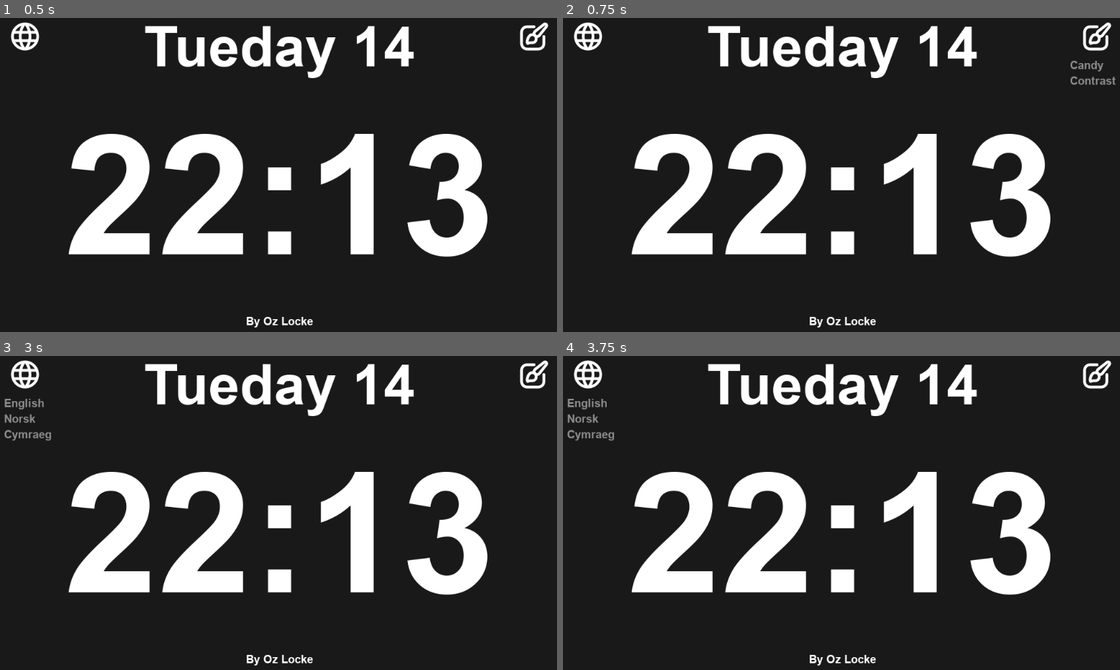
Above: before the commit, frames 1-4 (two rows, left to right).
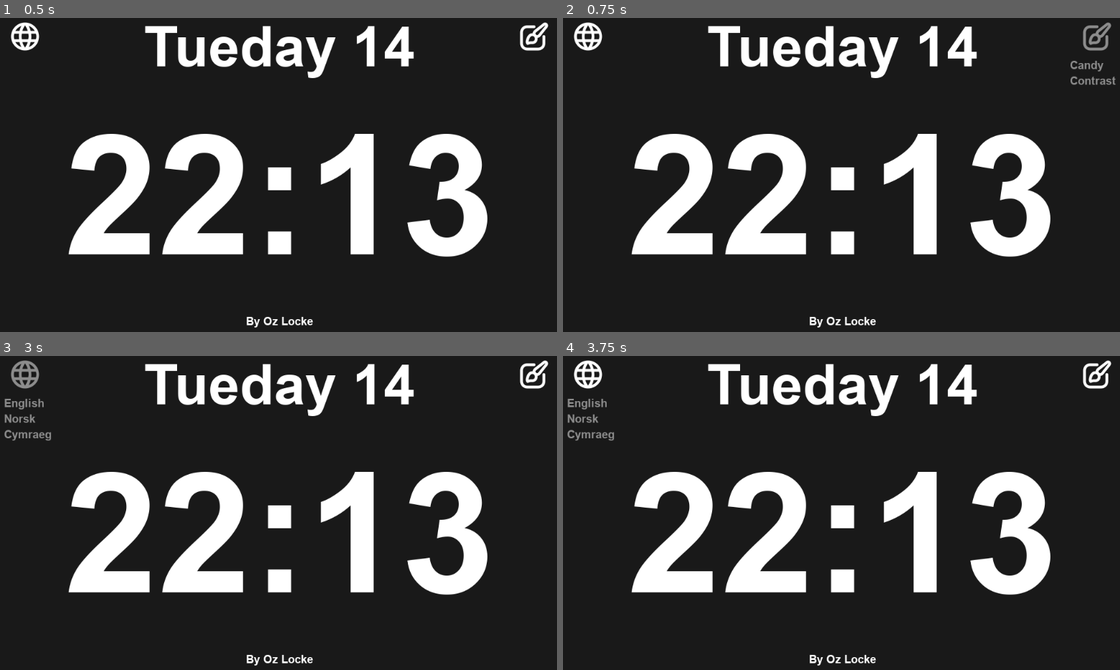
Above: after the commit, the same moments.

Repository: OzLocke/when
Game: Godot game, scene res://main.tscn
Two runs of this game, one before a commit and one after it. Both use one fixed random seed, a clock stepped at 60 frames per second and the inputs below.
Inputs (mouse positions are in pixels of both pictures, inside the frame that each line leads up to):
- Up to frame 1 (0.5 s): no input
- Up to frame 2 (0.75 s): click (1097, 46) at 0.5 s
- Up to frame 3 (3 s): click (534, 384) at 1.25 s; click (534, 384) at 2 s; click (22, 384) at 2.75 s
- Up to frame 4 (3.75 s): tap Enter at 3.5 s; move the mouse to (969, 494) at 3.52 s

Frame 1 is identical in both runs. In frame 2, 0.2% of the frame differs, in the area x 93-99%, y 1-11%; in frame 3, 0.3%, in the area x 1-8%, y 1-11%; in frame 4, nothing differs.

Commit message:
buttons react to mouse hover

Diff:
--- a/app/main.gd
+++ b/app/main.gd
@@ -35,6 +35,11 @@
 var loc_themes
 var loc_time
 var loc_about
+
+#Populate variables from active theme dictionary entry
+var bg_color = themes[active_theme]["bg_color"]
+var color = themes[active_theme]["color"]
+var font = themes[active_theme]["font"]
 
 func _ready():
 	#Connect location variables
@@ -79,9 +84,9 @@
 	# Update colors and fonts based on active theme
 
 	#Populate variables from active theme dictionary entry
-	var bg_color = themes[active_theme]["bg_color"]
-	var color = themes[active_theme]["color"]
-	var font = themes[active_theme]["font"]
+	bg_color = themes[active_theme]["bg_color"]
+	color = themes[active_theme]["color"]
+	font = themes[active_theme]["font"]
 
 	#Set background color
 	VisualServer.set_default_clear_color(bg_color)
@@ -134,3 +139,19 @@
 	#Show popup on click (moving popup to under it's buttons)
 	position_popup(loc_themes, loc_themes_button)
 	loc_themes.popup()
+
+
+func _on_LanguageButton_mouse_entered():
+	loc_language_button.modulate = Color(color.r, color.g, color.b, .5)
+
+
+func _on_LanguageButton_mouse_exited():
+	loc_language_button.modulate = color
+
+
+func _on_ThemesButton_mouse_entered():
+	loc_themes_button.modulate = Color(color.r, color.g, color.b, .5)
+
+
+func _on_ThemesButton_mouse_exited():
+	loc_themes_button.modulate = color
--- a/app/main.tscn
+++ b/app/main.tscn
@@ -89,4 +89,8 @@
 align = 1
 
 [connection signal="button_up" from="Rows/Cols/LanguageButton" to="." method="_on_LanguageButton_button_up"]
+[connection signal="mouse_entered" from="Rows/Cols/LanguageButton" to="." method="_on_LanguageButton_mouse_entered"]
+[connection signal="mouse_exited" from="Rows/Cols/LanguageButton" to="." method="_on_LanguageButton_mouse_exited"]
 [connection signal="button_up" from="Rows/Cols/ThemesButton" to="." method="_on_ThemesButton_button_up"]
+[connection signal="mouse_entered" from="Rows/Cols/ThemesButton" to="." method="_on_ThemesButton_mouse_entered"]
+[connection signal="mouse_exited" from="Rows/Cols/ThemesButton" to="." method="_on_ThemesButton_mouse_exited"]
Not shown, changed: when.pck
